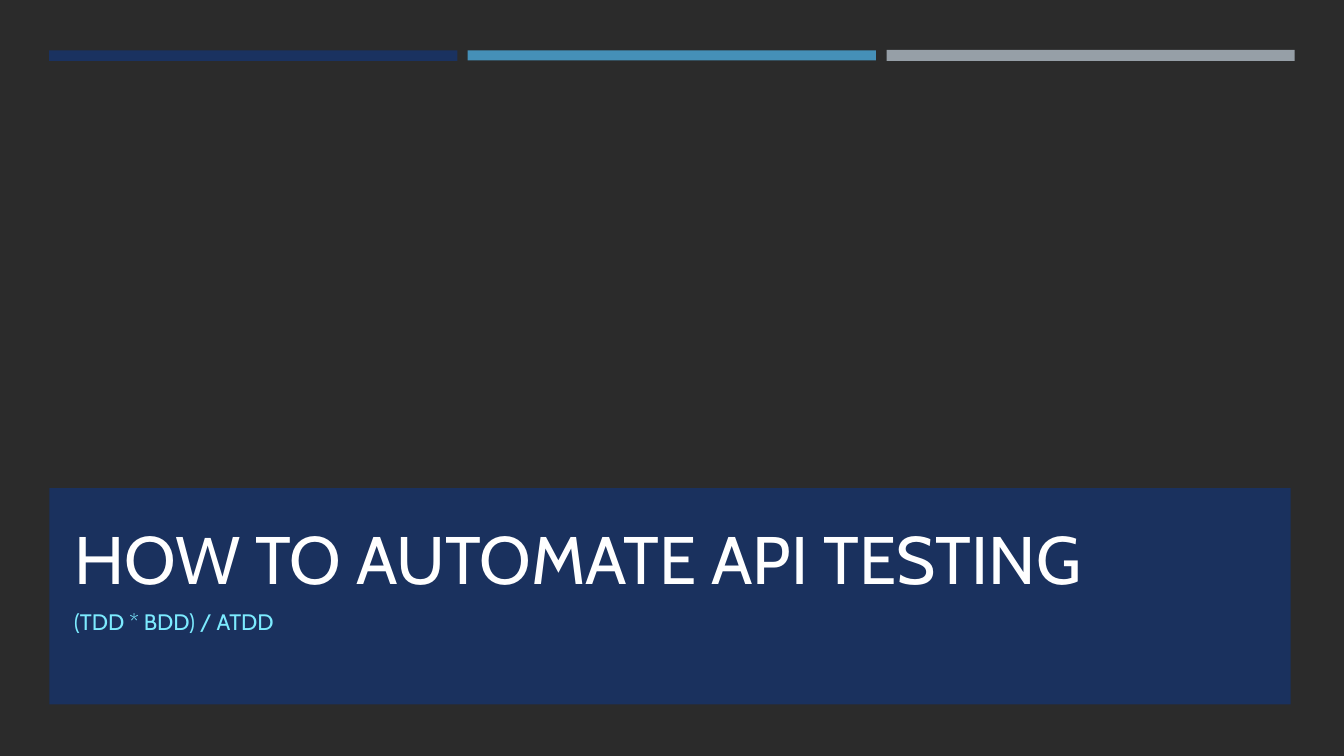
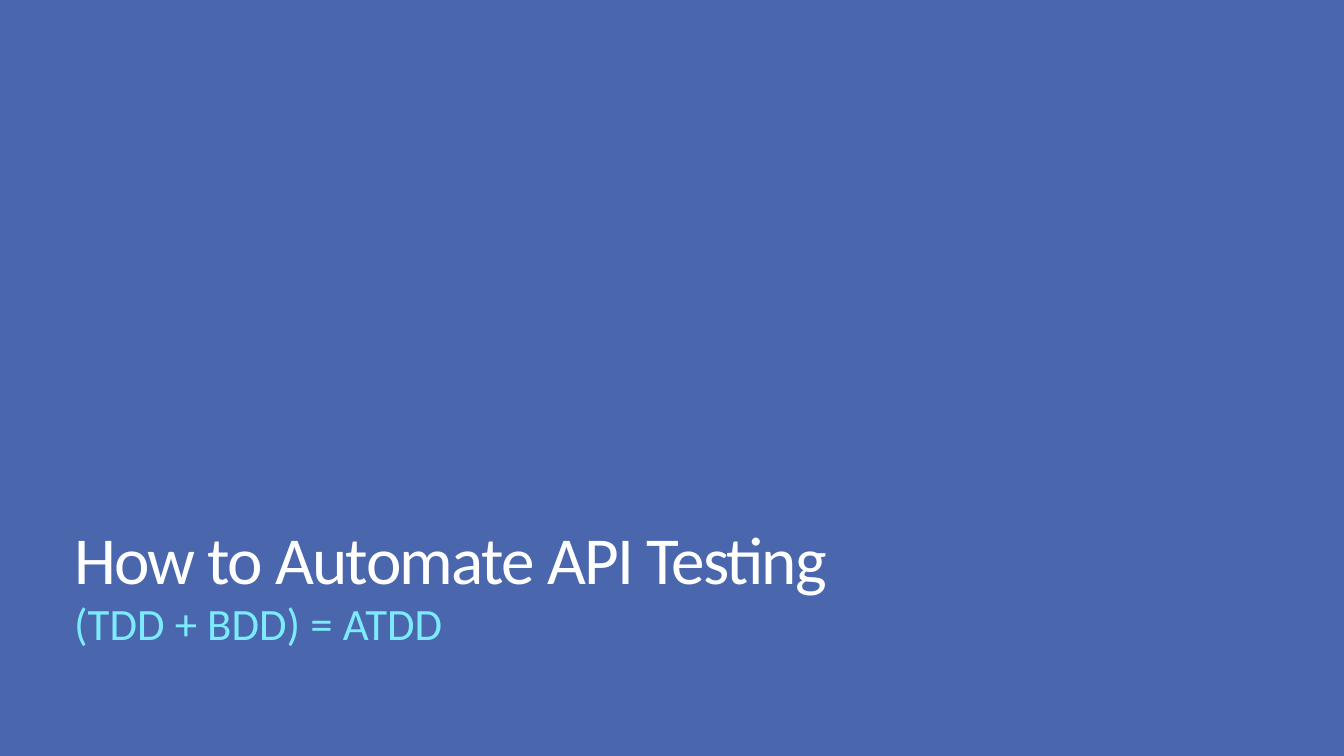
Before and after one commit to jkcpavan/coreTDD, a slide deck: slide 1 of How to Automate API Testing.pptx. Drawn at 1344x756 pixels with LibreOffice and Linux fonts; fonts in the diff are those of the drawing; background and template pictures are left out; a plain dark background stands for a picture behind light text. Boxes give left, top, right and bottom in pixels: in the first picture for what was removed or moved away, otherwise in the second. Text is boxed around its words. In the diff, an @@ line names an element or a change of style, - is before the commit and + after.

```diff
--- a/How to Automate API Testing.pptx
+++ b/How to Automate API Testing.pptx
@@ rectangle removed at (0, 0, 1344, 756) @@
@@ rectangle added at (0, 0, 1344, 756), fill #4A66AC @@
@@ rectangle removed at (49, 50, 458, 60) @@
@@ rectangle removed at (468, 50, 876, 60) @@
@@ rectangle removed at (886, 50, 1295, 62) @@
@@ rectangle removed at (49, 488, 1291, 705) @@
@@ title at (74, 537, 827, 596): text changed; font Cabin to Calibri @@
-HOW TO AUTOMATE API TESTING
+How to Automate API Testing
@@ subtitle at (74, 607, 442, 646): text changed; size 16 to 32 pt; font Cabin to Calibri @@
-(TDD * BDD) / ATDD
+(TDD + BDD) = ATDD
```
Also in this commit, not shown: 12 other slides changed, 3 slides added, 1 slide removed.
